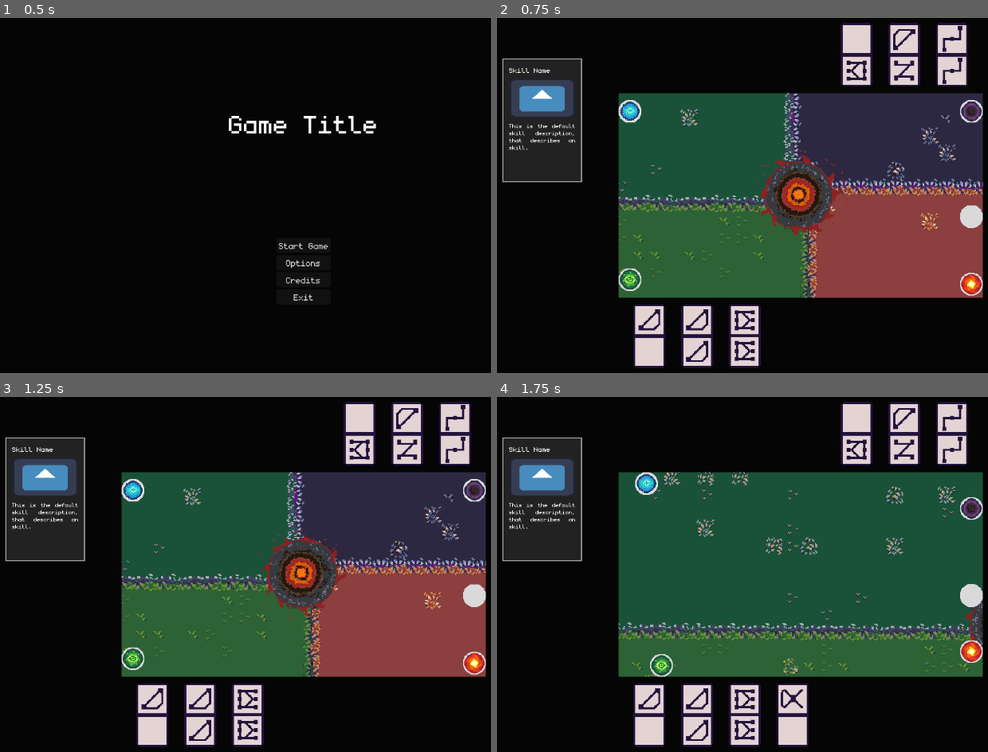
Above: before the commit, frames 1-4 (two rows, left to right).
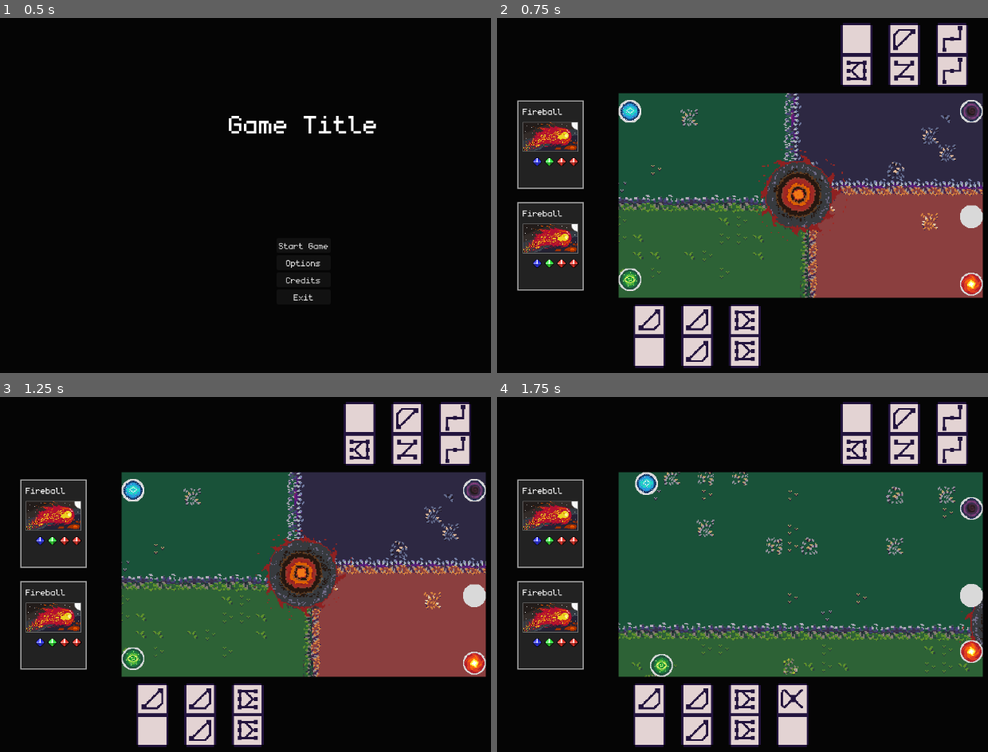
Above: after the commit, the same moments.

Repository: Juanxpeke/GD-BR2024
Game: Godot game, scene res://Core/GUI/MainMenu/main_menu.tscn
Two runs of this game, one before a commit and one after it. Both use one fixed random seed, a clock stepped at 60 frames per second and the inputs below. The engine's default icon, where the game draws it, is replaced by a stand-in: a white triangle on a blue panel in a dark square.
Inputs (mouse positions are in pixels of both pictures, inside the frame that each line leads up to):
- Up to frame 1 (0.5 s): no input
- Up to frame 2 (0.75 s): click "Start Game" at 0.5 s
- Up to frame 3 (1.25 s): no input
- Up to frame 4 (1.75 s): drag from (801, 574) to (973, 595) at 1.27 s

Frame 1 is identical in both runs. In frame 2, 7.8% of the frame differs, in the area x 0-18%, y 11-77%; in frame 3, 7.8%; in frame 4, 7.8%.

Commit message:
Improved skills interface

Diff:
--- a/Core/Entity/entity.gd
+++ b/Core/Entity/entity.gd
@@ -24,6 +24,8 @@
 	current_manas.resize(GameManager.ManaType.size())
 	manas_needed.resize(GameManager.ManaType.size())
 
+	_refill_current_skills()
+
 	GameManager.match_setted.connect(_on_match_setted)
 
 # Called when the game match is setted
@@ -33,12 +35,18 @@
 # Called when the current turn ends
 func _on_turn_ended() -> void:
 	manas_needed.fill(0)
+	_refill_current_skills()
 
 # Updates the manas needed
 func _update_manas_needed() -> void:
 	for skill in current_skills:
 		for mana_type in range(manas_needed.size()):
 			manas_needed[mana_type] += max(current_manas[mana_type] - skill.manas_needed[mana_type], 0)
+
+# Refills the entity current skills
+func _refill_current_skills() -> void:
+	for i in range(GameManager.SKILLS_MAX_AMOUNT - current_skills.size()):
+		add_current_skill(SkillManager.get_random_skill())
 
 # Public
 
@@ -99,15 +107,44 @@
 
 #region Skills
 
-# Sets the given skills to the player
+# Sets the given skills to the entity current skills
 func set_current_skills(skills : Array[Skill]) -> void:
 	current_skills = skills
 	skills_changed.emit()
 
-# Adds a skill to the player
-func add_skill(skill : Skill) -> void:
+# Adds a skill to the entity current skills
+func add_current_skill(skill : Skill) -> void:
 	current_skills.append(skill)
 	skills_changed.emit()
+
+# Removes the given skill from the entity current skills
+func remove_current_skill(skill : Skill) -> void:
+	current_skills.erase(skill)
+	skills_changed.emit()
+
+# Handles the skill in the given index activation
+func handle_skill_activation(skill_index : int) -> void:
+	print('Handling skill activation')
+	var skill = current_skills[skill_index]
+
+	print('Current manas: ', current_manas)
+
+	var mana_consumption_calls = []
+	for mana_type in range(skill.manas_needed.size()):
+		if current_manas[mana_type] >= skill.manas_needed[mana_type]:
+			print('Added mcc: ', skill.manas_needed[mana_type], ' - ', mana_type)
+			var mana_consumption_call = Callable(func(): subtract_current_mana(skill.manas_needed[mana_type], mana_type))
+			mana_consumption_calls.append(mana_consumption_call)
+		else:
+			# TODO: Unable sound
+			return
+
+	for mana_consumption_call in mana_consumption_calls:
+		mana_consumption_call.call()
+
+	skill.apply_effect()
+
+	remove_current_skill(skill)
 
 #endregion Skills
 
--- /dev/null
+++ b/Core/GUI/HUD/SkillCard/skill_card_mini.gd
@@ -0,0 +1,48 @@
+class_name SkilLCardMini
+extends Control
+
+var entity : Entity
+var skill_index : int
+
+@onready var skill_name := %SkillName
+@onready var skill_sprite := %SkillSprite
+@onready var skill_manas_container := %SkillManasContainer
+
+# Private
+
+# Called when the node enters the scene tree for the first time
+func _ready() -> void:
+	mouse_entered.connect(_on_mouse_entered)
+	mouse_exited.connect(_on_mouse_exited)
+
+# Called on any input within this control node
+func _gui_input(event: InputEvent) -> void:
+	if event.is_action_pressed("left_click"):
+		entity.handle_skill_activation(skill_index)
+
+# Called when the mouse enters the mini card
+func _on_mouse_entered() -> void:
+	pass
+
+# Called when the mouse exits the mini card
+func _on_mouse_exited() -> void:
+	pass
+
+# Updates this mini card layout
+func _update_layout() -> void:
+	var skill = entity.current_skills[skill_index]
+	skill_name.text = skill.name
+	skill_sprite.texture = skill.sprite
+	skill_manas_container.set_skill(skill)
+
+
+# Public
+
+# Sets the entity for this mini card
+func set_entity(entity : Entity) -> void:
+	self.entity = entity
+
+# Sets the skill index for this mini card
+func set_skill_index(skill_index : int) -> void:
+	self.skill_index = skill_index
+	_update_layout()
--- /dev/null
+++ b/Core/GUI/HUD/SkillCard/skill_card_mini.tscn
@@ -0,0 +1,73 @@
+[gd_scene load_steps=11 format=3 uid="uid://dj013gmicpep1"]
+
+[ext_resource type="Script" path="res://Core/GUI/HUD/SkillCard/skill_card_mini.gd" id="1_q0p3j"]
+[ext_resource type="Texture2D" uid="uid://jlryjbt7mgau" path="res://icon.svg" id="2_27xj0"]
+[ext_resource type="PackedScene" uid="uid://crbi86vm6gtgj" path="res://Core/GUI/HUD/SkillCard/skill_manas_container.tscn" id="3_5mcqm"]
+[ext_resource type="PackedScene" uid="uid://2s25gm30b2bh" path="res://Core/GUI/HUD/SkillCard/skill_mana_icon.tscn" id="4_e82dp"]
+[ext_resource type="Texture2D" uid="uid://sfvu44a2mvcy" path="res://Core/GUI/HUD/SkillCard/ManaSprites/arcane_mana_gem_mini.png" id="5_okfsc"]
+[ext_resource type="Texture2D" uid="uid://c60yeykxpogiq" path="res://Core/GUI/HUD/SkillCard/ManaSprites/dark_mana_gem_mini.png" id="6_hp1ks"]
+[ext_resource type="Texture2D" uid="uid://dedaudi2mejdw" path="res://Core/GUI/HUD/SkillCard/ManaSprites/inferno_mana_gem_mini.png" id="7_2bq70"]
+[ext_resource type="Texture2D" uid="uid://s44vcqkqyv1y" path="res://Core/GUI/HUD/SkillCard/ManaSprites/nature_mana_gem_mini.png" id="8_ts2ab"]
+
+[sub_resource type="StyleBoxFlat" id="StyleBoxFlat_7hrrv"]
+content_margin_left = 10.0
+content_margin_top = 10.0
+content_margin_right = 10.0
+content_margin_bottom = 10.0
+bg_color = Color(0.133333, 0.133333, 0.133333, 1)
+border_width_left = 2
+border_width_top = 2
+border_width_right = 2
+border_width_bottom = 2
+border_color = Color(0.647059, 0.647059, 0.647059, 1)
+
+[sub_resource type="StyleBoxFlat" id="StyleBoxFlat_g56n0"]
+bg_color = Color(0, 0, 0, 0)
+border_width_left = 1
+border_width_top = 1
+border_width_right = 1
+border_width_bottom = 1
+border_color = Color(0.458824, 0.458824, 0.458824, 1)
+
+[node name="SkillCardMini" type="PanelContainer"]
+texture_filter = 1
+custom_minimum_size = Vector2(120, 160)
+mouse_default_cursor_shape = 2
+theme_override_styles/panel = SubResource("StyleBoxFlat_7hrrv")
+script = ExtResource("1_q0p3j")
+
+[node name="SkillCardMiniContainer" type="VBoxContainer" parent="."]
+layout_mode = 2
+mouse_default_cursor_shape = 2
+theme_override_constants/separation = 10
+
+[node name="SkillName" type="Label" parent="SkillCardMiniContainer"]
+unique_name_in_owner = true
+layout_mode = 2
+mouse_default_cursor_shape = 2
+theme_override_font_sizes/font_size = 24
+text = "Skill Name"
+text_overrun_behavior = 3
+
+[node name="SkillSpriteContainer" type="PanelContainer" parent="SkillCardMiniContainer"]
+layout_mode = 2
+mouse_filter = 1
+mouse_default_cursor_shape = 2
+theme_override_styles/panel = SubResource("StyleBoxFlat_g56n0")
+
+[node name="SkillSprite" type="TextureRect" parent="SkillCardMiniContainer/SkillSpriteContainer"]
+unique_name_in_owner = true
+custom_minimum_size = Vector2(98, 52)
+layout_mode = 2
+mouse_default_cursor_shape = 2
+texture = ExtResource("2_27xj0")
+expand_mode = 1
+stretch_mode = 4
+
+[node name="SkillManasContainer" parent="SkillCardMiniContainer" instance=ExtResource("3_5mcqm")]
+unique_name_in_owner = true
+layout_mode = 2
+mouse_default_cursor_shape = 2
+mana_icon_scene = ExtResource("4_e82dp")
+manas_icons = Array[Texture2D]([ExtResource("5_okfsc"), ExtResource("8_ts2ab"), ExtResource("6_hp1ks"), ExtResource("7_2bq70")])
+manas_icons_separation = 6
--- /dev/null
+++ b/Core/GUI/HUD/SkillCard/skill_mana_icon.tscn
@@ -0,0 +1,10 @@
+[gd_scene load_steps=2 format=3 uid="uid://2s25gm30b2bh"]
+
+[ext_resource type="Texture2D" uid="uid://jlryjbt7mgau" path="res://icon.svg" id="1_nxmse"]
+
+[node name="SkillManaIcon" type="TextureRect"]
+custom_minimum_size = Vector2(16, 16)
+offset_right = 11.0
+offset_bottom = 11.0
+texture = ExtResource("1_nxmse")
+expand_mode = 1
--- /dev/null
+++ b/Core/GUI/HUD/SkillCard/skill_manas_container.gd
@@ -0,0 +1,29 @@
+class_name SkillManasContainer
+extends Control
+
+@export var mana_icon_scene : PackedScene
+@export var manas_icons : Array[Texture2D]
+@export var manas_icons_separation : int
+
+# Private
+
+# Called when the node enters the scene tree for the first time
+func _ready() -> void:
+	add_theme_constant_override("separation", manas_icons_separation)
+
+
+# Public
+
+# Sets the manas icons container related skill
+func set_skill(skill : Skill) -> void:
+	for mana_icon in get_children():
+		remove_child(mana_icon)
+		mana_icon.queue_free()
+
+	var manas = skill.manas_needed
+
+	for mana_type in range(manas.size()):
+		for mana_count in range(manas[mana_type]):
+			var mana_icon = mana_icon_scene.instantiate()
+			mana_icon.texture = manas_icons[mana_type]
+			add_child(mana_icon)
--- /dev/null
+++ b/Core/GUI/HUD/SkillCard/skill_manas_container.tscn
@@ -0,0 +1,7 @@
+[gd_scene load_steps=2 format=3 uid="uid://crbi86vm6gtgj"]
+
+[ext_resource type="Script" path="res://Core/GUI/HUD/SkillCard/skill_manas_container.gd" id="1_yop3l"]
+
+[node name="SkillManasContainer" type="HBoxContainer"]
+alignment = 2
+script = ExtResource("1_yop3l")
--- /dev/null
+++ b/Core/GUI/HUD/SkillCard/skills_container.gd
@@ -0,0 +1,39 @@
+class_name SkillsContainer
+extends Control
+
+@export var skill_card_mini_scene : PackedScene
+
+var entity : Entity
+
+# Private
+
+# Called when the node enters the scene tree for the first time.
+func _ready() -> void:
+	pass # Replace with function body.
+
+# Updates this skills container layout
+func _update_layout() -> void:
+	var skills = entity.current_skills
+	var child_count = get_child_count()
+
+	for child in get_children():
+		child.hide()
+
+	for skill_index in range(skills.size()):
+		if skill_index < child_count:
+			get_child(skill_index).set_skill_index(skill_index)
+			get_child(skill_index).show()
+		else:
+			var skill_card_mini = skill_card_mini_scene.instantiate()
+			add_child(skill_card_mini)
+			skill_card_mini.set_entity(entity)
+			skill_card_mini.set_skill_index(skill_index)
+
+
+# Public
+
+# Sets this skills container entity
+func set_entity(entity : Entity) -> void:
+	self.entity = entity
+	entity.skills_changed.connect(_update_layout)
+	_update_layout()
--- /dev/null
+++ b/Core/GUI/HUD/SkillCard/skills_container.tscn
@@ -0,0 +1,9 @@
+[gd_scene load_steps=3 format=3 uid="uid://b7i2ovwmia6ng"]
+
+[ext_resource type="Script" path="res://Core/GUI/HUD/SkillCard/skills_container.gd" id="1_k6efj"]
+[ext_resource type="PackedScene" uid="uid://dj013gmicpep1" path="res://Core/GUI/HUD/SkillCard/skill_card_mini.tscn" id="2_cyhg2"]
+
+[node name="SkillsContainer" type="VBoxContainer"]
+theme_override_constants/separation = 24
+script = ExtResource("1_k6efj")
+skill_card_mini_scene = ExtResource("2_cyhg2")
--- /dev/null
+++ b/Core/GUI/HUD/hud.gd
@@ -0,0 +1,14 @@
+class_name HUD
+extends CanvasLayer
+
+@onready var player_interface := %PlayerInterface
+
+# Private
+
+# Called when the node enters the scene tree for the first time
+func _ready() -> void:
+	GameManager.match_setted.connect(_on_match_setted)
+
+# Called when the game match is setted
+func _on_match_setted() -> void:
+	player_interface.set_entity(GameManager.current_player)
--- /dev/null
+++ b/Core/GUI/HUD/hud.tscn
@@ -0,0 +1,28 @@
+[gd_scene load_steps=4 format=3 uid="uid://jh607gdfdrer"]
+
+[ext_resource type="Script" path="res://Core/GUI/HUD/hud.gd" id="1_qpqr3"]
+[ext_resource type="Script" path="res://Core/GUI/HUD/player_interface.gd" id="2_ld556"]
+[ext_resource type="PackedScene" uid="uid://b7i2ovwmia6ng" path="res://Core/GUI/HUD/SkillCard/skills_container.tscn" id="3_6ceub"]
+
+[node name="HUD" type="CanvasLayer"]
+script = ExtResource("1_qpqr3")
+
+[node name="PlayerInterface" type="Control" parent="." node_paths=PackedStringArray("skills_container")]
+unique_name_in_owner = true
+layout_mode = 3
+anchors_preset = 9
+anchor_bottom = 1.0
+offset_right = 247.0
+grow_vertical = 2
+script = ExtResource("2_ld556")
+skills_container = NodePath("SkillsContainer")
+
+[node name="SkillsContainer" parent="PlayerInterface" instance=ExtResource("3_6ceub")]
+layout_mode = 1
+anchors_preset = 8
+anchor_left = 0.5
+anchor_top = 0.5
+anchor_right = 0.5
+anchor_bottom = 0.5
+grow_horizontal = 2
+grow_vertical = 2
--- /dev/null
+++ b/Core/GUI/HUD/player_interface.gd
@@ -0,0 +1,17 @@
+class_name EntityInterface
+extends Control
+
+@export var skills_container : SkillsContainer
+
+# Private
+
+# Called when the node enters the scene tree for the first time.
+func _ready() -> void:
+	pass # Replace with function body
+
+
+# Public
+
+# Sets this interface entity
+func set_entity(entity : Entity) -> void:
+	skills_container.set_entity(entity)
--- a/Core/Match/match.tscn
+++ b/Core/Match/match.tscn
@@ -4,13 +4,15 @@
 [ext_resource type="PackedScene" uid="uid://jqq8ueul6hen" path="res://Core/World/world.tscn" id="2_stmx5"]
 [ext_resource type="PackedScene" uid="uid://c44laowkuxfc4" path="res://Core/Entity/Player/player.tscn" id="3_b6cyj"]
 [ext_resource type="PackedScene" uid="uid://dhpj4gs6e4p0f" path="res://Core/Entity/Boss/Bob/bob.tscn" id="4_21v77"]
-[ext_resource type="PackedScene" uid="uid://ix8vw4kq00jr" path="res://Core/GUI/HUD/SkillCard/skill_card.tscn" id="5_oagnp"]
+[ext_resource type="PackedScene" uid="uid://jh607gdfdrer" path="res://Core/GUI/HUD/hud.tscn" id="5_7q6vf"]
 
 [sub_resource type="StyleBoxFlat" id="StyleBoxFlat_sqamv"]
 bg_color = Color(0.6, 0.6, 0.6, 0)
 
 [node name="Match" type="Node"]
 script = ExtResource("1_4yfw0")
+metadata/_edit_vertical_guides_ = [247.0, -74.0]
+metadata/_edit_horizontal_guides_ = [137.0, 510.0, 240.0]
 
 [node name="PanelContainer" type="PanelContainer" parent="."]
 anchors_preset = 8
@@ -52,16 +54,4 @@
 position = Vector2(576, 12)
 rotation = 3.14159
 
-[node name="Control" type="Control" parent="."]
-layout_mode = 3
-anchor_right = 0.183
-anchor_bottom = 0.885
-offset_right = 13.184
-offset_bottom = -2.48004
-
-[node name="SkillCard" parent="Control" instance=ExtResource("5_oagnp")]
-layout_mode = 1
-offset_left = 49.0
-offset_top = 88.0
-offset_right = 169.0
-offset_bottom = 288.0
+[node name="HUD" parent="." instance=ExtResource("5_7q6vf")]
--- a/Global/Skills/Fireball/fireball.tres
+++ b/Global/Skills/Fireball/fireball.tres
@@ -1,9 +1,11 @@
-[gd_resource type="Resource" script_class="Skill" load_steps=2 format=3 uid="uid://d30dpm2id3036"]
+[gd_resource type="Resource" script_class="Skill" load_steps=3 format=3 uid="uid://d30dpm2id3036"]
 
 [ext_resource type="Script" path="res://Global/Skills/skill.gd" id="1_rvk3j"]
+[ext_resource type="Texture2D" uid="uid://chld1mwu7sbc5" path="res://Global/Skills/Fireball/fireball.png" id="2_0qtje"]
 
 [resource]
 script = ExtResource("1_rvk3j")
 name = "Fireball"
 description = ""
-manas_needed = Array[int]([0, 0, 0, 0])
+manas_needed = Array[int]([1, 1, 0, 2])
+sprite = ExtResource("2_0qtje")
--- a/Global/Skills/skill.gd
+++ b/Global/Skills/skill.gd
@@ -5,9 +5,12 @@
 @export_multiline var description : String
 @export var manas_needed : Array[int] = [0, 0, 0, 0]
 @export var sprite : Texture2D
+@export var maximum_repetitions : int = -1 # Times this skill can be selected from the pool, -1 means infinite
+
+var current_repetitions : int = 0
 
 # Public
 
-# Applies the skill effect to the given entity
-func apply_effect(entity : Entity) -> void:
+# Applies the skill effect
+func apply_effect() -> void:
 	pass
--- a/Global/Skills/skill_manager.gd
+++ b/Global/Skills/skill_manager.gd
@@ -9,3 +9,18 @@
 # Called when the node enters the scene tree for the first time
 func _ready() -> void:
 	pass # Replace with function body
+
+
+# Public
+
+# Gets a random skill
+func get_random_skill() -> Skill:
+	var random_index = GameManager.rng.randi_range(0, skills.size() - 1)
+	var random_skill = skills[random_index]
+
+	random_skill.current_repetitions += 1
+
+	if random_skill.current_repetitions == random_skill.maximum_repetitions:
+		skills.remove_at(random_index)
+
+	return random_skill
--- a/Global/game_manager.gd
+++ b/Global/game_manager.gd
@@ -11,6 +11,7 @@
 const DOMINO_MAX_DOTS : int = 6
 const HAND_INITIAL_DOMINOES : int = 3
 const HAND_MAX_DOMINOES : int = 7
+const SKILLS_MAX_AMOUNT : int = 2
 
 var rng : RandomNumberGenerator = RandomNumberGenerator.new()
 
Not shown: 1 places in Core/World/BackgroundBoard/background_board.tres that only renumber resources
